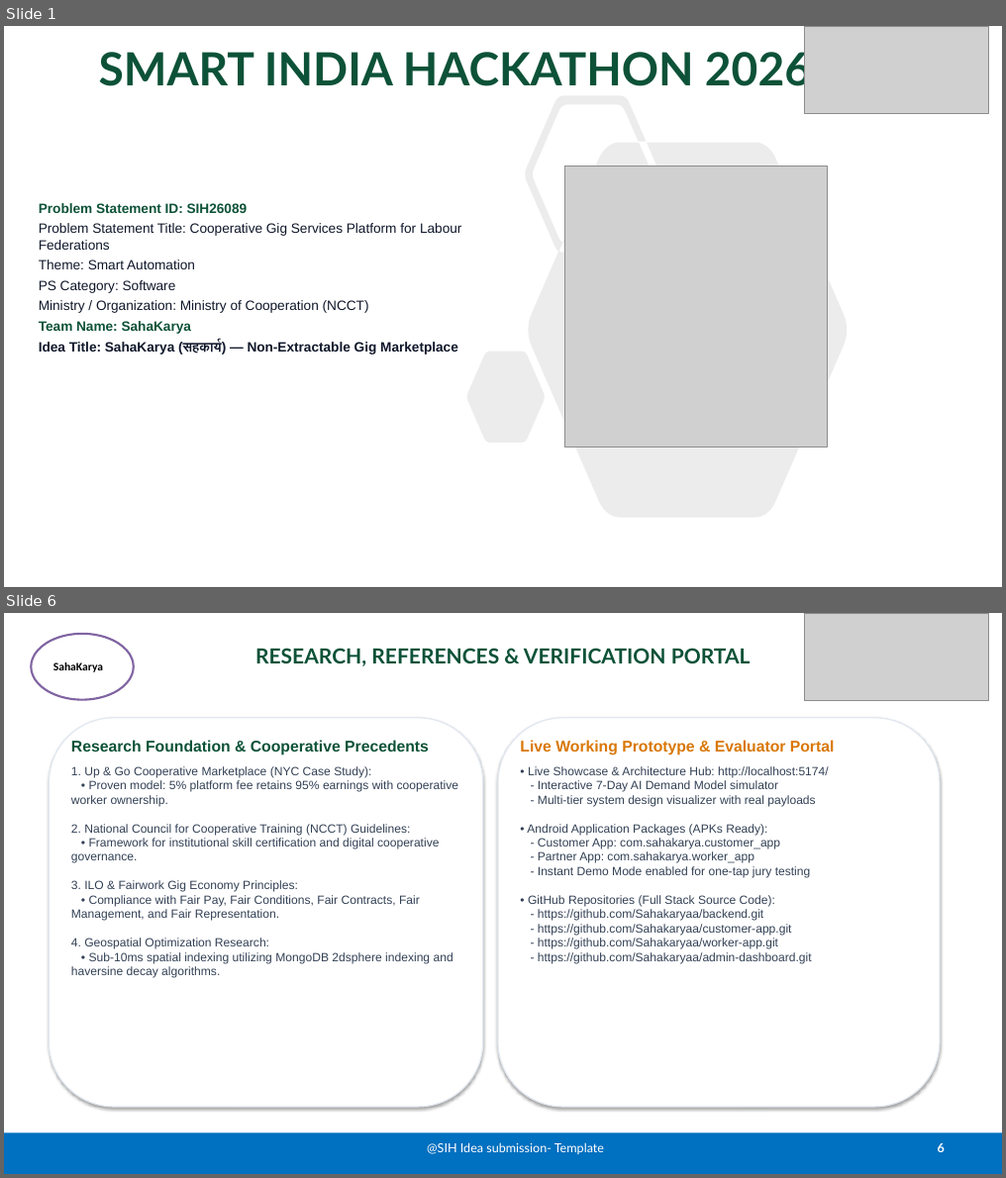
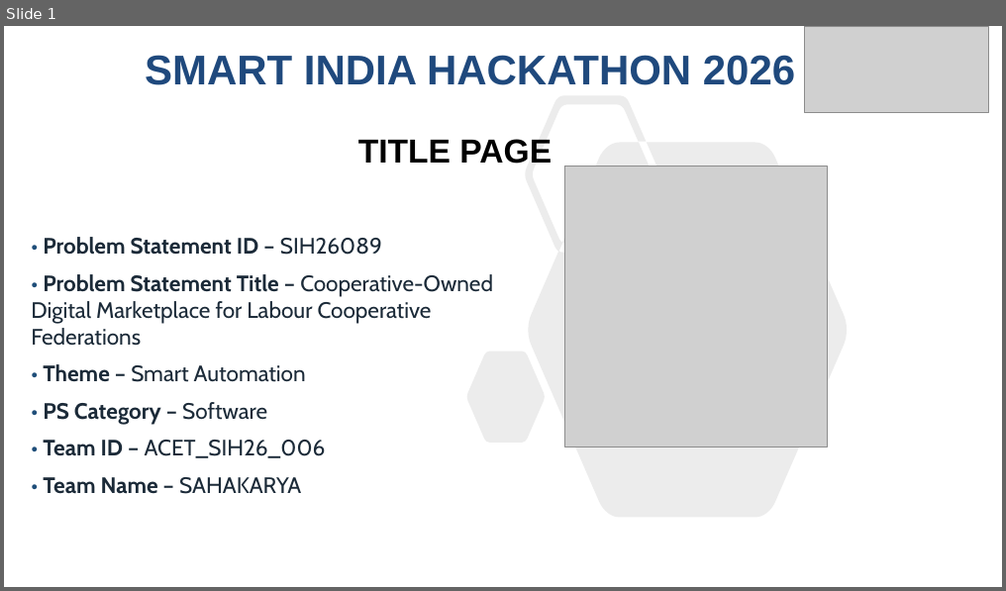
Before and after one commit to NandiVardhan2007/SahaKarya, a slide deck: public/downloads/SIH2026_PS26089_Presentation.pptx. Shown one above the other, each under a label of ours: slides 1 and 6 before the commit, slide 1 after it; the slides between them are not shown. The pictures are 1006x1178 and 1006x591 pixels, drawn with LibreOffice and Linux fonts; fonts in the diff are those of the drawing; grey boxes stand for pictures. Boxes give left, top, right and bottom in pixels: in the first picture for what was removed or moved away, otherwise in the second. Text is boxed around its words. In the diff, an @@ line names an element or a change of style, - is before the commit and + after.

Commit message:
chore: update presentation deck from SAHAKARYA.pptx and refine wording across components

```diff
--- a/public/downloads/SIH2026_PS26089_Presentation.pptx
+++ b/public/downloads/SIH2026_PS26089_Presentation.pptx
@@ slide 6 removed at (4,613,1002,1174), background #FFFFFF @@
@@ ellipse removed at (31,634,134,700) @@
-SahaKarya
@@ picture removed at (805,613,989,700) @@
@@ title removed at (255,648,750,666) @@
-RESEARCH, REFERENCES & VERIFICATION PORTAL
@@ rounded rectangle removed at (49,718,483,1107) @@
@@ rounded rectangle removed at (498,718,940,1107) @@
@@ text removed at (71,740,459,978) @@
-Research Foundation & Cooperative Precedents
-1. Up & Go Cooperative Marketplace (NYC Case Study):
-• Proven model: 5% platform fee retains 95% earnings with cooperative worker ownership.
-2. National Council for Cooperative Training (NCCT) Guidelines:
-• Framework for institutional skill certification and digital cooperative governance.
-3. ILO & Fairwork Gig Economy Principles:
-• Compliance with Fair Pay, Fair Conditions, Fair Contracts, Fair Management, and Fair Representation.
-4. Geospatial Optimization Research:
-• Sub-10ms spatial indexing utilizing MongoDB 2dsphere indexing and haversine decay algorithms.
@@ text removed at (520,740,835,964) @@
-Live Working Prototype & Evaluator Portal
-• Live Showcase & Architecture Hub: http://localhost:5174/
-- Interactive 7-Day AI Demand Model simulator
-- Multi-tier system design visualizer with real payloads
-• Android Application Packages (APKs Ready):
-- Customer App: com.sahakarya.customer_app
-- Partner App: com.sahakarya.worker_app
-- Instant Demo Mode enabled for one-tap jury testing
-• GitHub Repositories (Full Stack Source Code):
-- https://github.com/Sahakaryaa/backend.git
-- https://github.com/Sahakaryaa/customer-app.git
-- https://github.com/Sahakaryaa/worker-app.git
-- https://github.com/Sahakaryaa/admin-dashboard.git
@@ rectangle removed at (4,1134,1002,1174) @@
@@ text removed at (427,1143,604,1155) @@
-@SIH Idea submission- Template
@@ page number removed at (938,1144,944,1153) @@
-6
@@ slide 1 changed as well @@
@@ title "SMART INDIA HACKATHON 2026": place and size @@
-title "SMART INDIA HACKATHON 2026" at (99,46,811,94)
+title "SMART INDIA HACKATHON 2026" at (145,55,795,85)
@@ title "SMART INDIA HACKATHON 2026" at (145,55,795,85): size 44 to 40 pt, font Lato to Arial, text colour #0D5238 to #1F497D @@
@@ freeform shape at (467,95,846,518): outline redrawn @@
@@ text added at (358,139,551,164), 32 pt, text #000000, bold @@
+TITLE PAGE
@@ text at (31,237,493,494): text changed; size 13 to 21.5 pt; font Arial to Cabin; text colour #0F172A to #1B2A38 @@
-Problem Statement ID: SIH26089
-Problem Statement Title: Cooperative Gig Services Platform for Labour Federations
-Theme: Smart Automation
-PS Category: Software
-Ministry / Organization: Ministry of Cooperation (NCCT)
-Team Name: SahaKarya
-Idea Title: SahaKarya (सहकार्य) — Non-Extractable Gig Marketplace
+• Problem Statement ID – SIH26089
+• Problem Statement Title – Cooperative-Owned Digital Marketplace for Labour Cooperative Federations
+• Theme – Smart Automation
+• PS Category – Software
+• Team ID – ACET_SIH26_006
+• Team Name – SAHAKARYA
```
Also in this commit, not shown: 5 slides added, 4 other slides removed, 5 other files.
